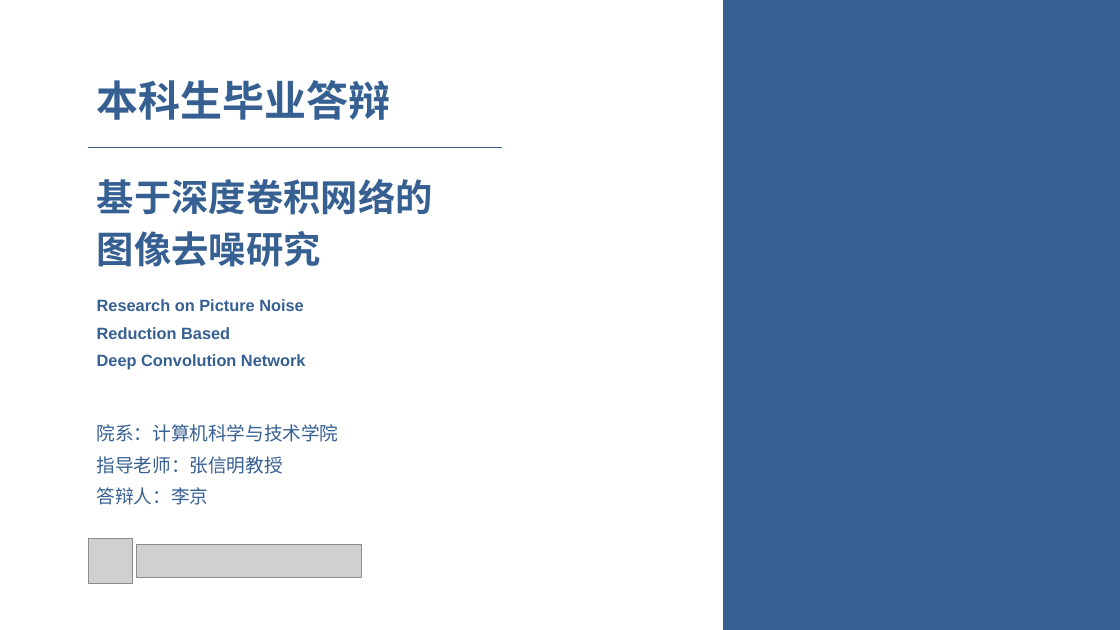
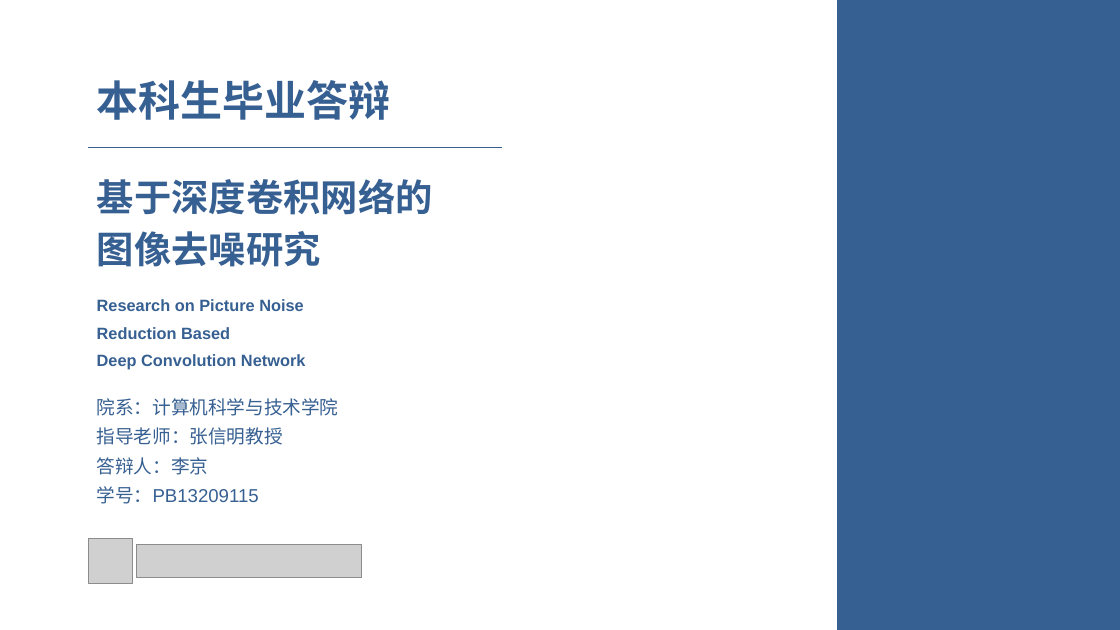
Before and after one commit to Lijinging/ustcthesis, a slide deck: slide 2 of PB13209115 李京 毕业答辩.pptx. Drawn at 1120x630 pixels with LibreOffice and Linux fonts; fonts in the diff are those of the drawing; grey boxes stand for pictures. Boxes give left, top, right and bottom in pixels: in the first picture for what was removed or moved away, otherwise in the second. Text is boxed around its words. In the diff, an @@ line names an element or a change of style, - is before the commit and + after.

```diff
--- a/PB13209115 李京 毕业答辩.pptx
+++ b/PB13209115 李京 毕业答辩.pptx
@@ rectangle: place and size @@
-rectangle at bbox=[0, 0, 723, 630]
+rectangle at bbox=[0, 0, 837, 630]
@@ text "院系：计算机科学与技术学院": place and size @@
-text "院系：计算机科学与技术学院" at bbox=[97, 424, 339, 505]
+text "院系：计算机科学与技术学院" at bbox=[97, 398, 339, 504]
@@ text at bbox=[97, 398, 339, 475]: line spacing 0.9 to 0.8 @@
@@ text at bbox=[97, 486, 259, 504]: paragraph added @@
+学号：PB13209115
```
Also in this commit, not shown: 1 other slide changed, 2 other files.
